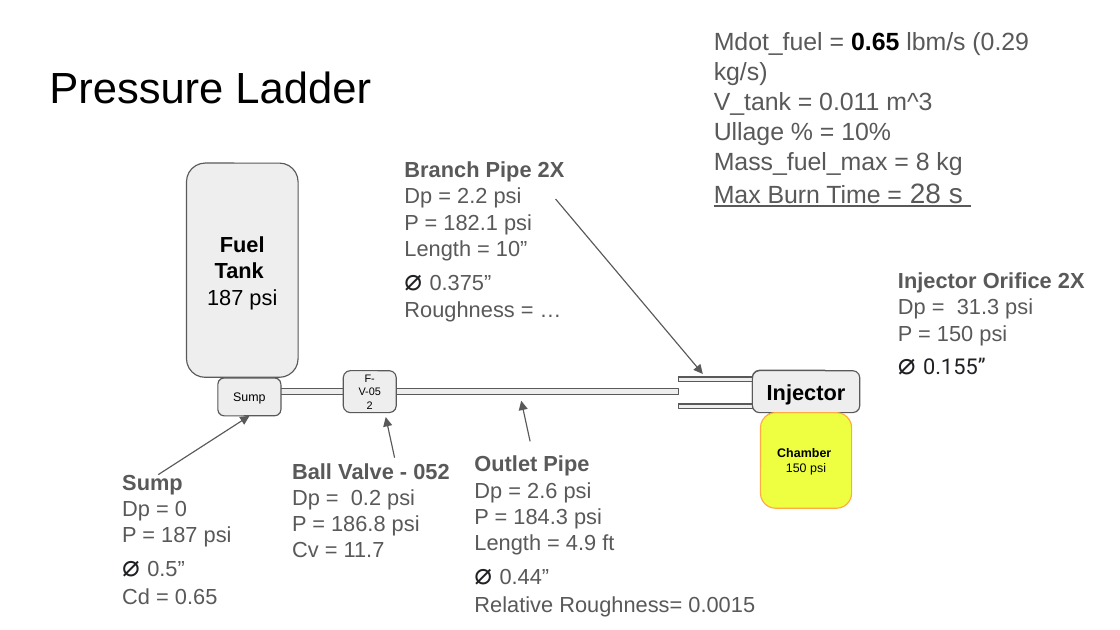
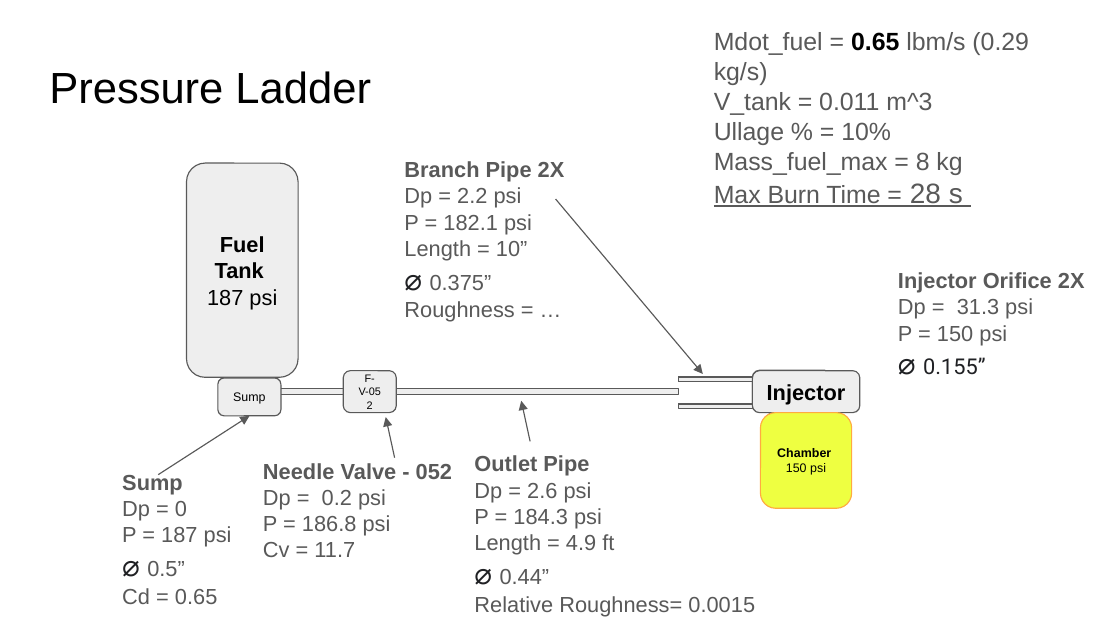
Before and after one commit to ControlSoup/Thrusty, a slide deck: slide 8 of projects/nitrious_engine/presentations/Review.odp (slide 9 before the commit). Drawn at 1120x630 pixels with LibreOffice and Linux fonts; fonts in the diff are those of the drawing. Boxes give left, top, right and bottom in pixels: in the first picture for what was removed or moved away, otherwise in the second. Text is boxed around its words. In the diff, an @@ line names an element or a change of style, - is before the commit and + after.

```diff
--- a/projects/nitrious_engine/presentations/Review.odp
+++ b/projects/nitrious_engine/presentations/Review.odp
@@ text "Needle Valve - 052": place and size @@
-text "Needle Valve - 052" at [292,463,420,557]
+text "Needle Valve - 052" at [263,463,397,557]
@@ text at [263,463,397,479]: text changed @@
-Ball Valve - 052
+Needle Valve - 052
```
Also in this commit, not shown: 5 other slides changed, 1 slide added, 1 slide removed, 22 other files.
